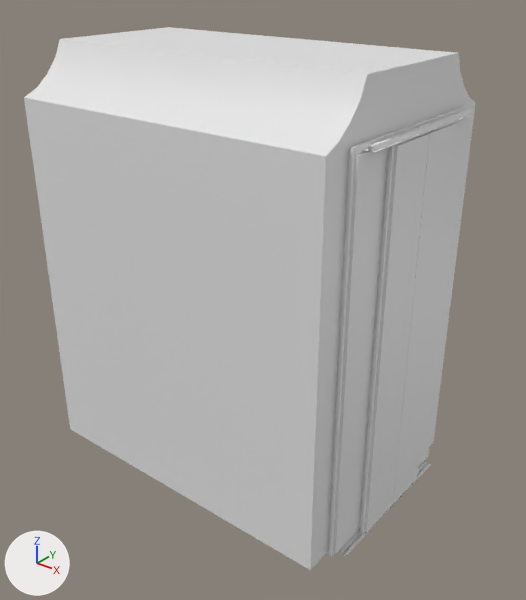
An edit to the FBX model modely/patra/vytah/patro1-chodbaKratka-vytah.fbx, drawn before and after from the same camera.
Rendered twice from a 50 mm lens placed at (-2.45, 0.53, 2.73), pointed at (-4.69, 3.33, 1.0). Arrows for +X, +Y and +Z are at lower left; the lights stay in place.

The older version as bpy lines, for what is in view:
```python
ob_dverevytahu_vnitrni = bpy.data.objects.new('DvereVytahu.Vnitrni', me_mesh_046)
ob_dverevytahu_vnitrni.location = (0.0, 0.0, 0.0)
ob_vytah_bottom = bpy.data.objects.new('Vytah.Bottom', me_mesh_048)
ob_vytah_bottom.location = (0.0, 0.0, 0.0)
ob_vytah_front = bpy.data.objects.new('Vytah.Front', me_mesh_049)
ob_vytah_front.location = (0.0, 0.0, 0.0)
ob_vytah_left = bpy.data.objects.new('Vytah.Left', me_mesh_050)
ob_vytah_left.location = (0.0, 0.0, 0.0)
ob_vytah_right = bpy.data.objects.new('Vytah.Right', me_mesh_051)
ob_vytah_right.location = (0.0, 0.0, 0.0)
ob_vytah_top = bpy.data.objects.new('Vytah.Top', me_mesh_052)
ob_vytah_top.location = (0.0, 0.0, 0.0)
```
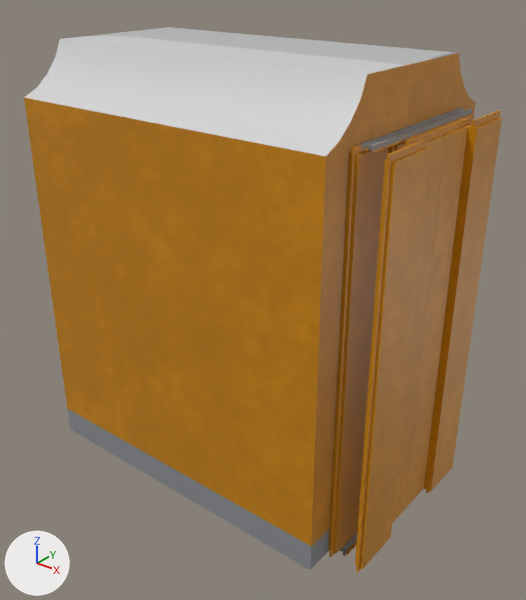
Pixel boxes [x1, y1, x2, y2] of what changed, in the pictures (526 x 600 px):
```json
{"object": "Vytah.Front", "change": "surface changed", "before": [24, 98, 326, 570], "after": [24, 98, 326, 570], "on screen": "grey to brown"}
{"object": "Vytah.Dvere", "change": "added", "after": [328, 106, 502, 572], "on screen": "brown"}
{"object": "DvereVytahu.Vnitrni", "change": "deleted", "before": [328, 106, 470, 557]}
{"object": "Vytah.Top", "change": "surface changed", "before": [24, 27, 474, 156], "after": [24, 27, 474, 156]}
{"object": "Vytah.Right", "change": "surface changed", "before": [310, 53, 476, 570], "after": [310, 53, 476, 570], "on screen": "grey to brown"}
{"object": "Vytah.Bottom", "change": "surface changed", "before": [340, 461, 431, 556], "after": [340, 461, 431, 556]}
{"object": "Vytah.Left", "change": "surface changed", "before": [343, 146, 427, 554], "after": [343, 146, 427, 554]}
```

Scene script edits in JSON lines:
```json
{"op": "add", "block": "img_patro1_chodbakratka_vytah_vytah_basecolor_png", "code": ["img_patro1_chodbakratka_vytah_vytah_basecolor_png = load_image('patro1-chodbaKratka-vytah_Vytah_BaseColor.png', 'textures/patro1-chodbaKratka-vytah_Vytah_BaseColor.png', 4096, 4096, 'sRGB')"]}
{"op": "remove", "block": "mat_vytah", "code": "mat_vytah.base_color = (0.8, 0.8, 0.8)  # white #e7e7e7"}
{"op": "add", "block": "mat_vytah", "code": "mat_vytah.texture = img_patro1_chodbakratka_vytah_vytah_basecolor_png"}
{"op": "add", "block": "me_mesh_048_1", "code": ["me_mesh_048_1 = bpy.data.meshes.new('Mesh.048')", "me_mesh_048_1.from_pydata(...)  # 200 vertices, 176 faces; spans x -0.1..0.1, y -0.51..0.51, z -0.01..2.05", "me_mesh_048_1.materials.append(mat_vytah)  # picture img_patro1_chodbakratka_vytah_vytah_basecolor_png"]}
{"op": "remove", "block": "ob_dverevytahu_vnitrni", "code": ["ob_dverevytahu_vnitrni = bpy.data.objects.new('DvereVytahu.Vnitrni', me_mesh_046)", "ob_dverevytahu_vnitrni.location = (0.0, 0.0, 0.0)"]}
{"op": "add", "block": "ob_vytah_dvere", "code": ["ob_vytah_dvere = bpy.data.objects.new('Vytah.Dvere', me_mesh_048_1)", "ob_vytah_dvere.location = (-3.812, 3.377, 0.0)"]}
```
